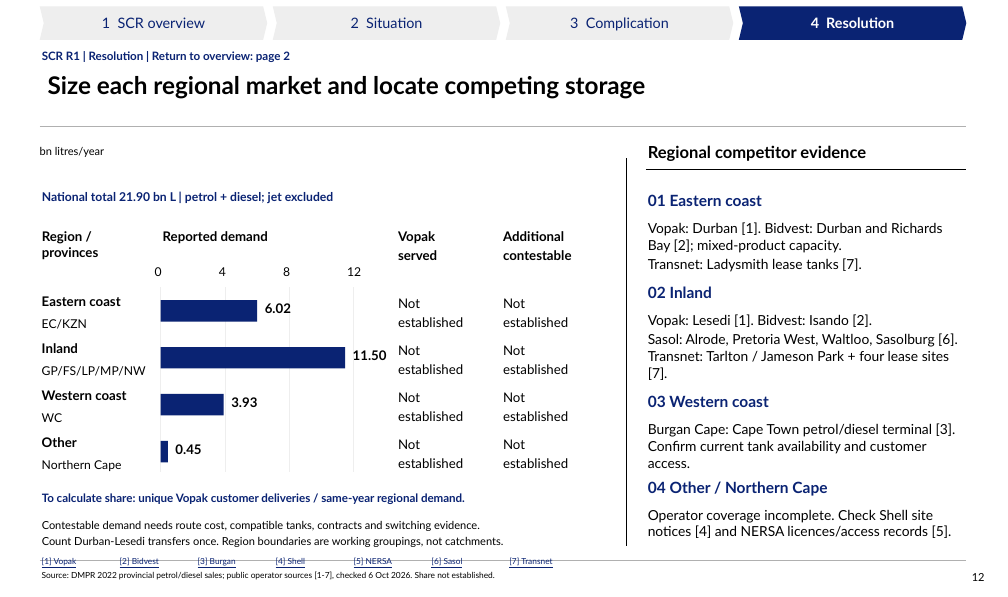
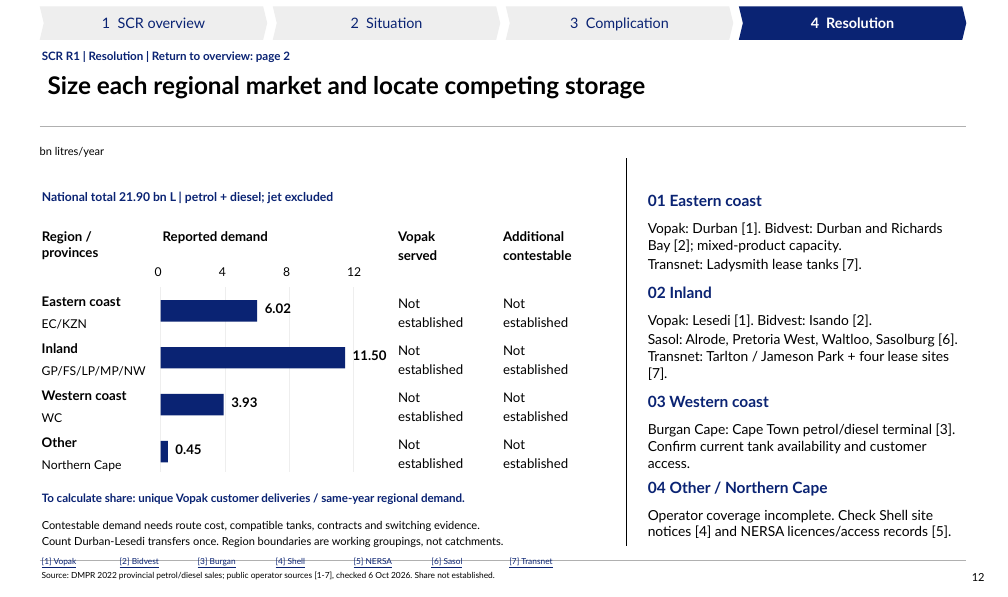
Before and after one commit to Africa-International-Advisors/liquid_fuels_model, a slide deck: slide 12 of pptx/output/delivered/Vopak_Week1_Analytical_Pack_2026_10_06.pptx. Drawn at 1008x597 pixels with LibreOffice and Linux fonts; fonts in the diff are those of the drawing; background and template pictures are left out. Boxes give left, top, right and bottom in pixels: in the first picture for what was removed or moved away, otherwise in the second. Text is boxed around its words. In the diff, an @@ line names an element or a change of style, - is before the commit and + after.

```diff
--- a/pptx/output/delivered/Vopak_Week1_Analytical_Pack_2026_10_06.pptx
+++ b/pptx/output/delivered/Vopak_Week1_Analytical_Pack_2026_10_06.pptx
@@ text removed at bbox=[648, 145, 866, 161] @@
-Regional competitor evidence
@@ line removed from (646, 169) to (967, 169) @@
```
Also in this commit, not shown: 12 other slides changed, 5 other files.
